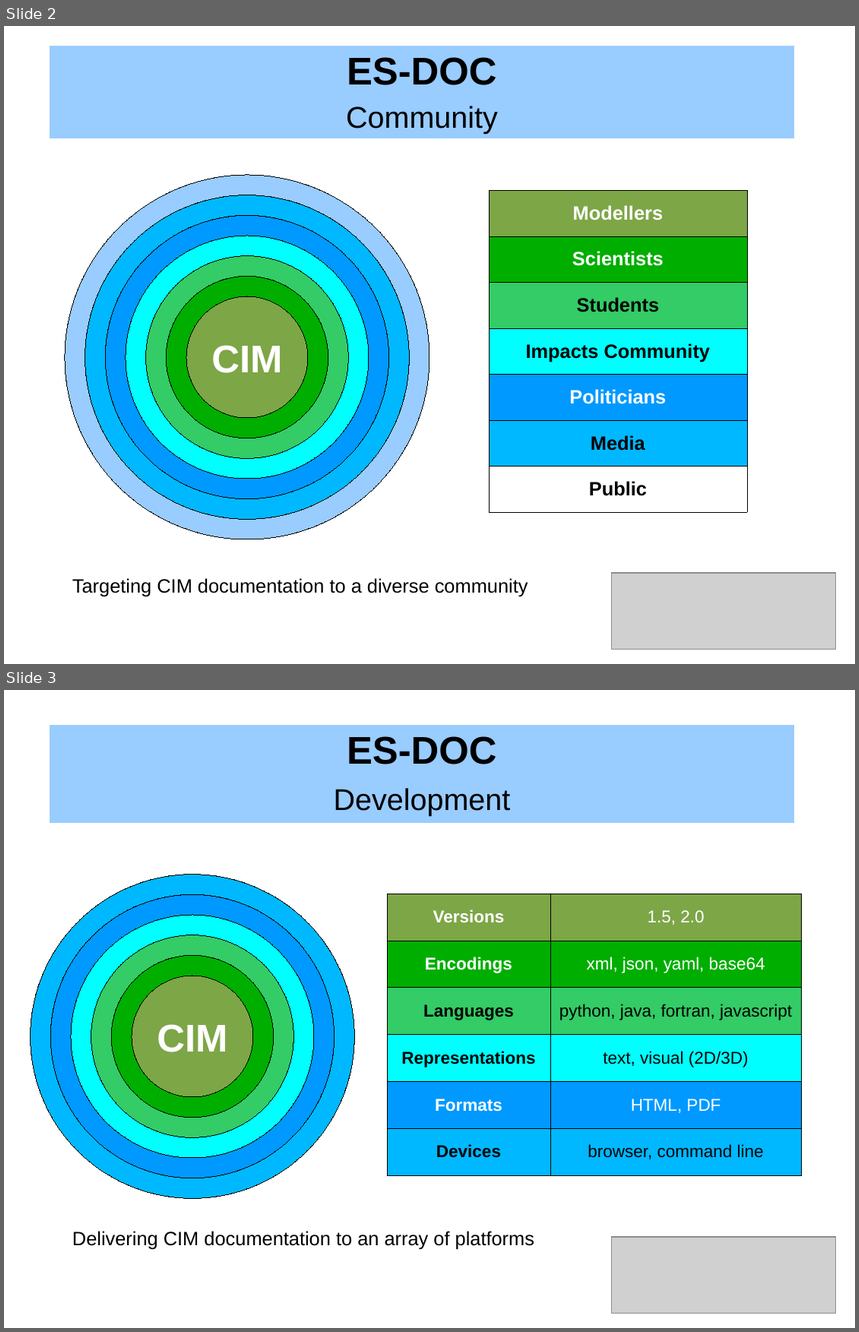
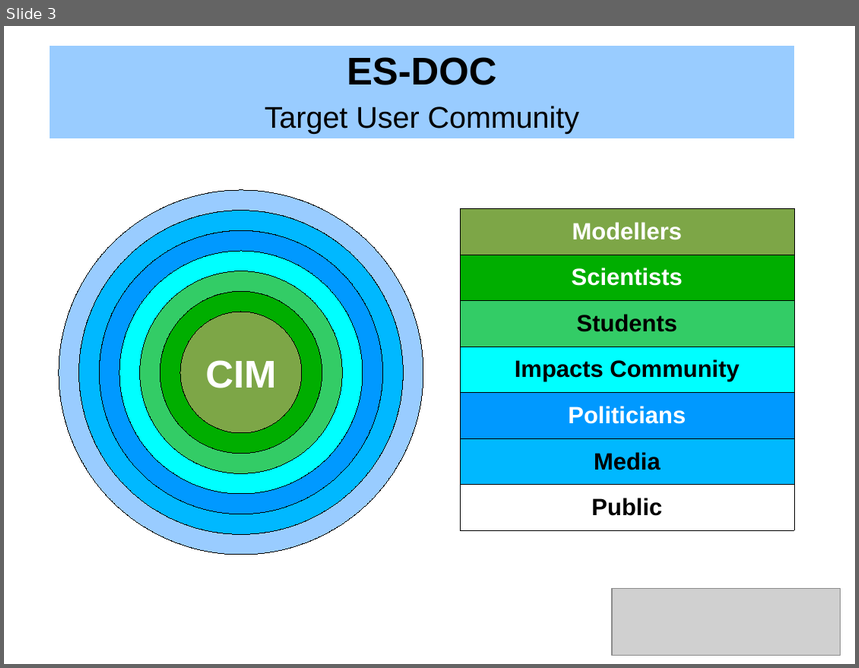
Before and after one commit to ES-DOC/esdoc-docs, a slide deck: presentations/ES-DOC-Introduction.odp. Shown one above the other, each under a label of ours: slides 2 and 3 before the commit, slide 3 after it. The pictures are 859x1332 and 859x668 pixels, drawn with LibreOffice and Linux fonts; fonts in the diff are those of the drawing; grey boxes stand for pictures. Boxes give left, top, right and bottom in pixels: in the first picture for what was removed or moved away, otherwise in the second. Text is boxed around its words. In the diff, an @@ line names an element or a change of style, - is before the commit and + after.

```diff
--- a/presentations/ES-DOC-Introduction.odp
+++ b/presentations/ES-DOC-Introduction.odp
@@ slide 3 removed at [4, 690, 855, 1328], background #FFFFFF @@
@@ table removed at [50, 726, 795, 819], 2 rows, 1 columns @@
-ES-DOC
-Development
@@ table removed at [387, 894, 802, 1176], 6 rows, 2 columns @@
-Versions | 1.5, 2.0
-Encodings | xml, json, yaml, base64
-Languages | python, java, fortran, javascript
-Representations | text, visual (2D/3D)
-Formats | HTML, PDF
-Devices | browser, command line
@@ group removed at [31, 875, 354, 1199]: 6 ellipses @@
-CIM
@@ text removed at [72, 1231, 534, 1250] @@
-Delivering CIM documentation to an array of platforms
@@ picture removed at [612, 1238, 836, 1314] @@
@@ what was slide 2 is now slide 3 @@
@@ slide 3 changed as well @@
@@ table at [50, 46, 795, 138] @@
-row 2, column 1: Community
+row 2, column 1: Target User Community
@@ table at [461, 209, 795, 531] @@
@@ size 18 to 22 pt @@
@@ table: place and size @@
-table at [489, 190, 748, 512]
+table at [461, 209, 795, 531]
@@ 7 ellipses: place and size @@
-7 ellipses at [65, 175, 430, 540]
+7 ellipses at [59, 190, 424, 555]
@@ text removed at [72, 579, 528, 597] @@
-Targeting CIM documentation to a diverse community
@@ picture: place and size @@
-picture at [612, 574, 836, 650]
+picture at [612, 588, 841, 655]
```
Also in this commit, not shown: 4 other slides changed, 5 slides added, 2 other slides removed, 1 other file.
